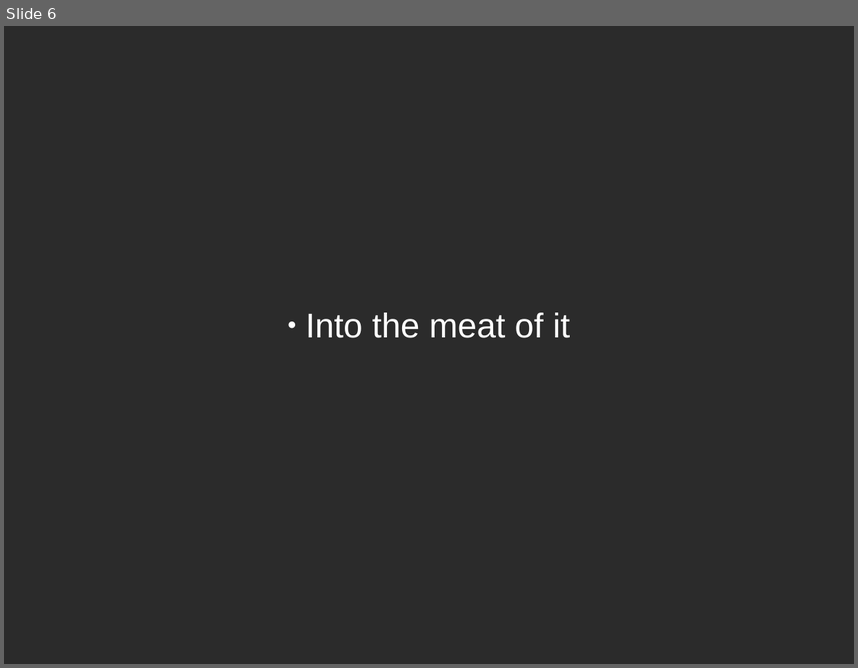
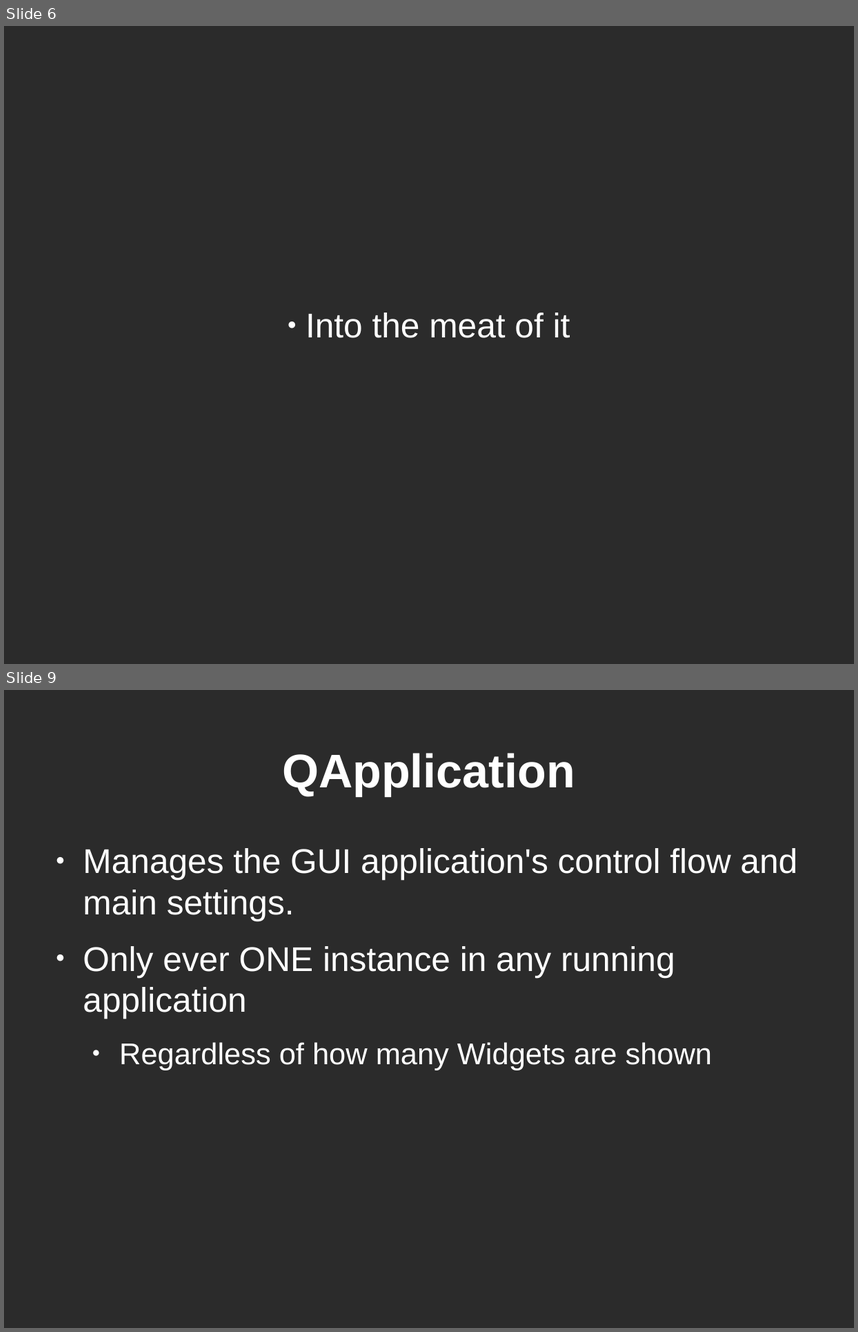
Before and after one commit to spmadden/sse-talks, a slide deck: PyQt/PyQt.odp. Shown one above the other, each under a label of ours: slide 6 before the commit, slides 6 and 9 after it; the slides between them are not shown. The pictures are 858x668 and 858x1332 pixels, drawn with LibreOffice and Linux fonts; fonts in the diff are those of the drawing; background and template pictures are left out; a plain dark background stands for a picture behind light text. Boxes give left, top, right and bottom in pixels: in the first picture for what was removed or moved away, otherwise in the second. Text is boxed around its words. In the diff, an @@ line names an element or a change of style, - is before the commit and + after.

```diff
--- a/PyQt/PyQt.odp
+++ b/PyQt/PyQt.odp
@@ slide 9 added at (x1=4, y1=690, x2=854, y2=1328), background picture (left out) @@
@@ title added at (x1=282, y1=753, x2=575, y2=796), 44 pt, text #FFFFFF, bold @@
+QApplication
@@ text added at (x1=83, y1=848, x2=797, y2=1070), 32 pt, text #FFFFFF @@
+● Manages the GUI application's control flow and main settings.
+● Only ever ONE instance in any running application
+  ● Regardless of how many Widgets are shown
```
Also in this commit, not shown: 4 other slides added, 4 other files.
